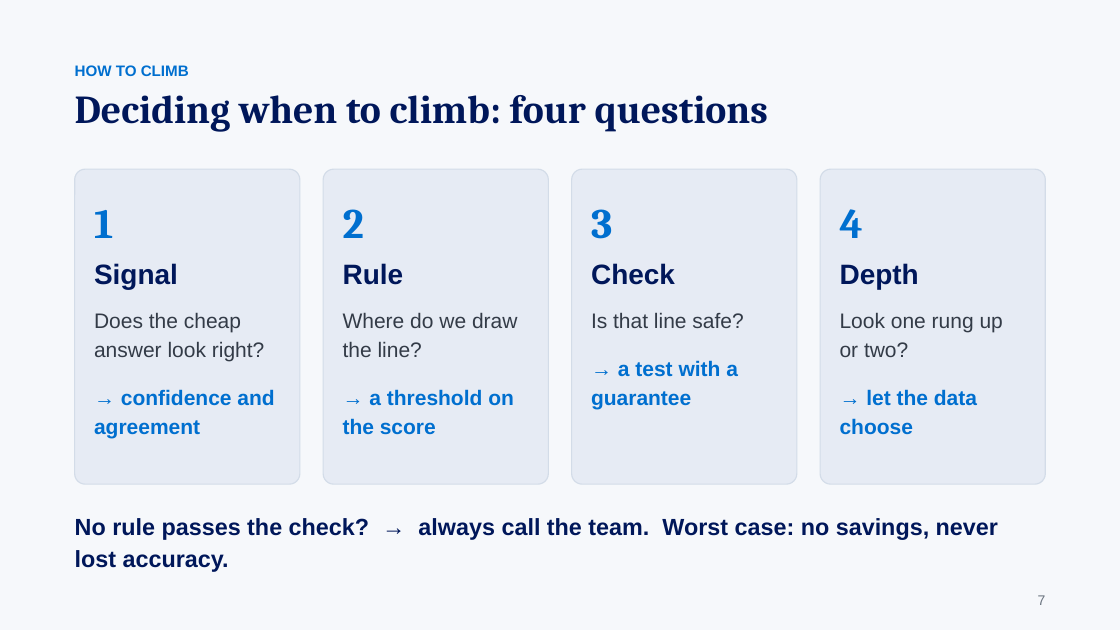
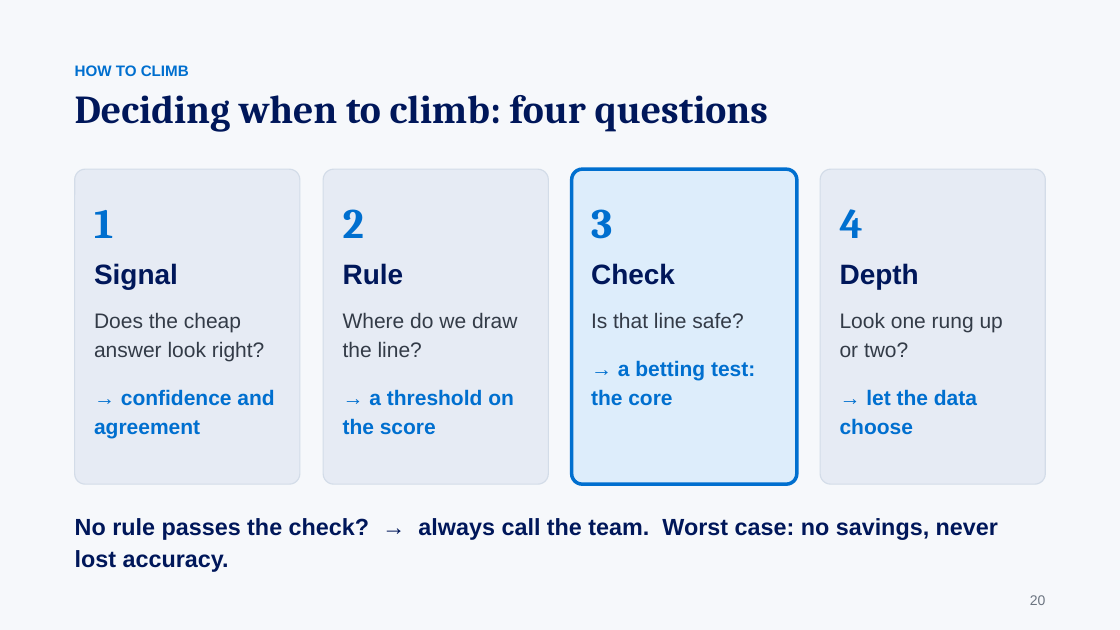
Before and after one commit to gaoj21/tokenbank, a slide deck: slide 20 of slides/CLIMB_talk.pptx (slide 7 before the commit). Drawn at 1120x630 pixels with LibreOffice and Linux fonts; fonts in the diff are those of the drawing. Boxes give left, top, right and bottom in pixels: in the first picture for what was removed or moved away, otherwise in the second. Text is boxed around its words. In the diff, an @@ line names an element or a change of style, - is before the commit and + after.

```diff
--- a/slides/CLIMB_talk.pptx
+++ b/slides/CLIMB_talk.pptx
@@ rounded rectangle "3" at (x1=572, y1=169, x2=797, y2=484): fill #E6EBF4 to #DDEDFB; outline #D3DCE8 1 pt to #006FCF 3 pt @@
@@ text in rounded rectangle at (x1=591, y1=360, x2=755, y2=405): text changed @@
-→ a test with a guarantee
+→ a betting test: the core
@@ text at (x1=1030, y1=595, x2=1046, y2=605): text changed @@
-7
+20
```
Also in this commit, not shown: 18 other slides changed, 6 slides added, 1 slide removed, 3 other files.
